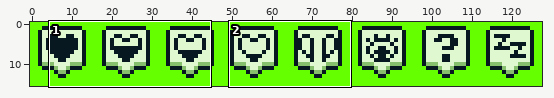
A sprite sheet gets an edit: assets/ui/emotes.png. Above: a wide view before the commit, with the close-up outlined.
Close-up. Before:
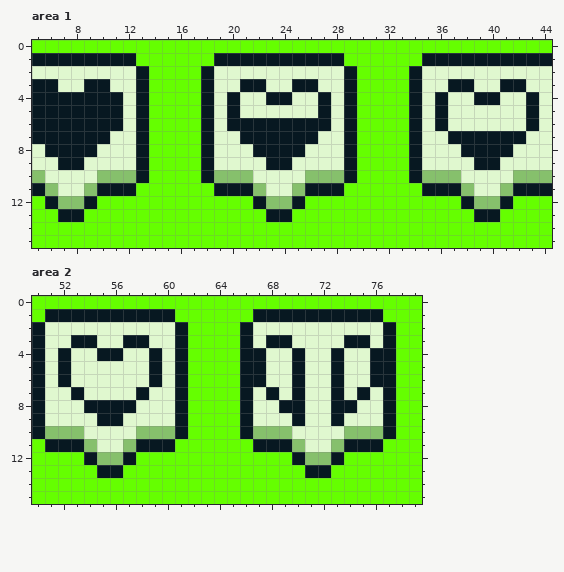
The file is 128x16 pixels. Shown: area 1: x 5..44, y 0..15; area 2: x 50..79, y 0..15.
After the commit:
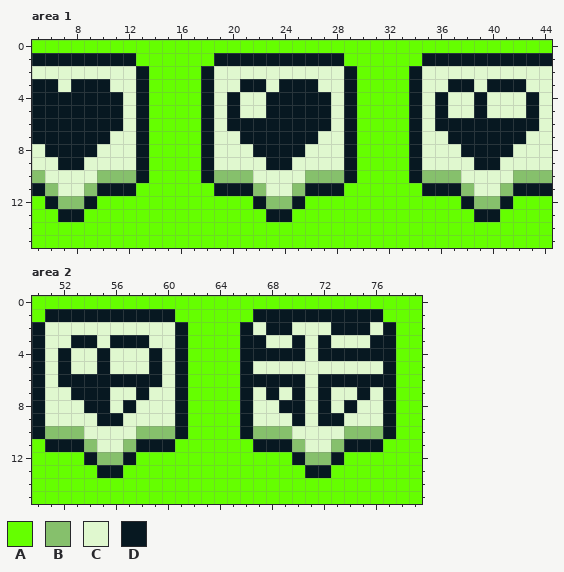
Palette (. is transparent): A #65ff00  B #86c06c  C #e0f8cf  D #071821
The exact change:
Area 1:
y 3: x 8 C -> D; x 24 C -> D; x 40 C -> D
y 4: x 25..26 CC -> DD; x 40 D -> C
y 5: x 23..26 CCCC -> DDDD; x 39 C -> D
y 6: x 37..42 CCCCCC -> DDDDDD
Area 2:
y 2: x 68..69 CC -> DD; x 73..75 CCC -> DDD
y 3: x 56 C -> D; x 67..70 CDDC -> DCCD; x 72 C -> D; x 74..76 DDC -> CCD
y 4: x 56 D -> C; x 68..69 CC -> DD; x 72 C -> D; x 74..75 CC -> DD
y 5: x 55 C -> D; x 67 D -> C; x 70 D -> C; x 73 D -> C; x 76 D -> C
y 6: x 53..58 CCCCCC -> DDDDDD; x 68..69 CC -> DD; x 72 C -> D; x 74..75 CC -> DD
y 7: x 54..55 CC -> DD; x 72..73 CD -> DC
y 8: x 56 D -> C; x 72..73 CD -> DC
y 9: x 72 C -> D
Boxes around the changes in both close-ups, in picture pixels (x1, y1, x2, y2):
changed: (71, 79, 84, 92)
changed: (266, 79, 318, 118)
changed: (448, 79, 526, 131)
changed: (253, 322, 383, 426)
changed: (71, 335, 149, 413)
